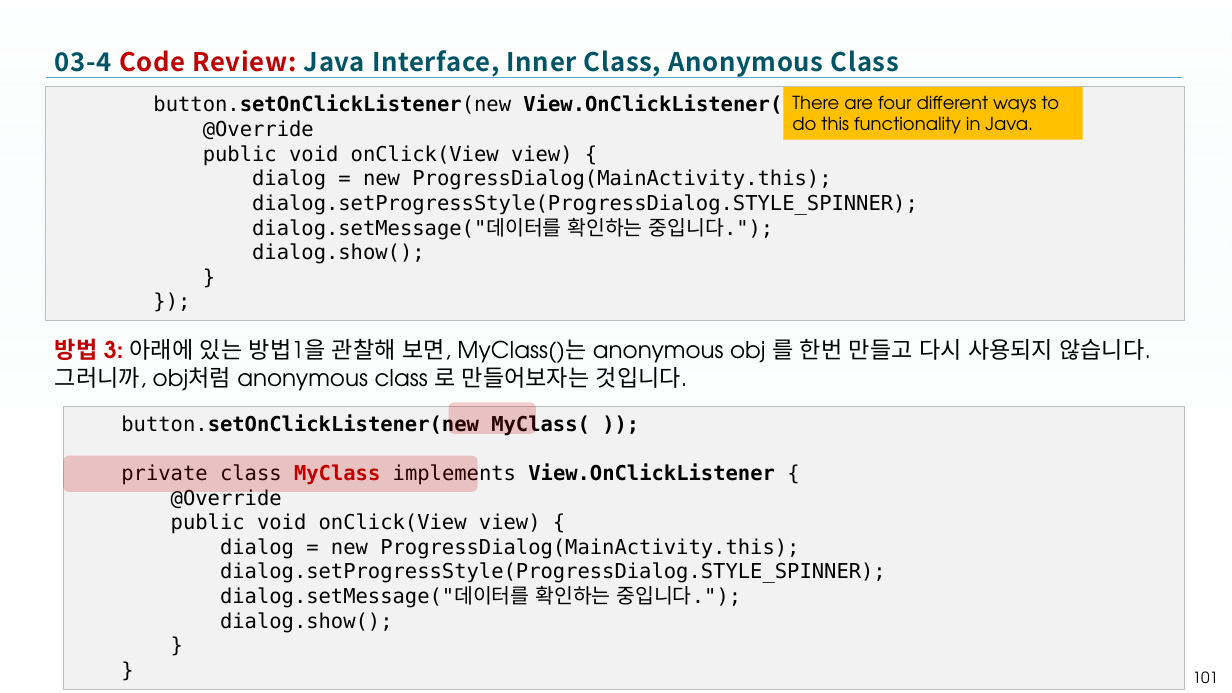
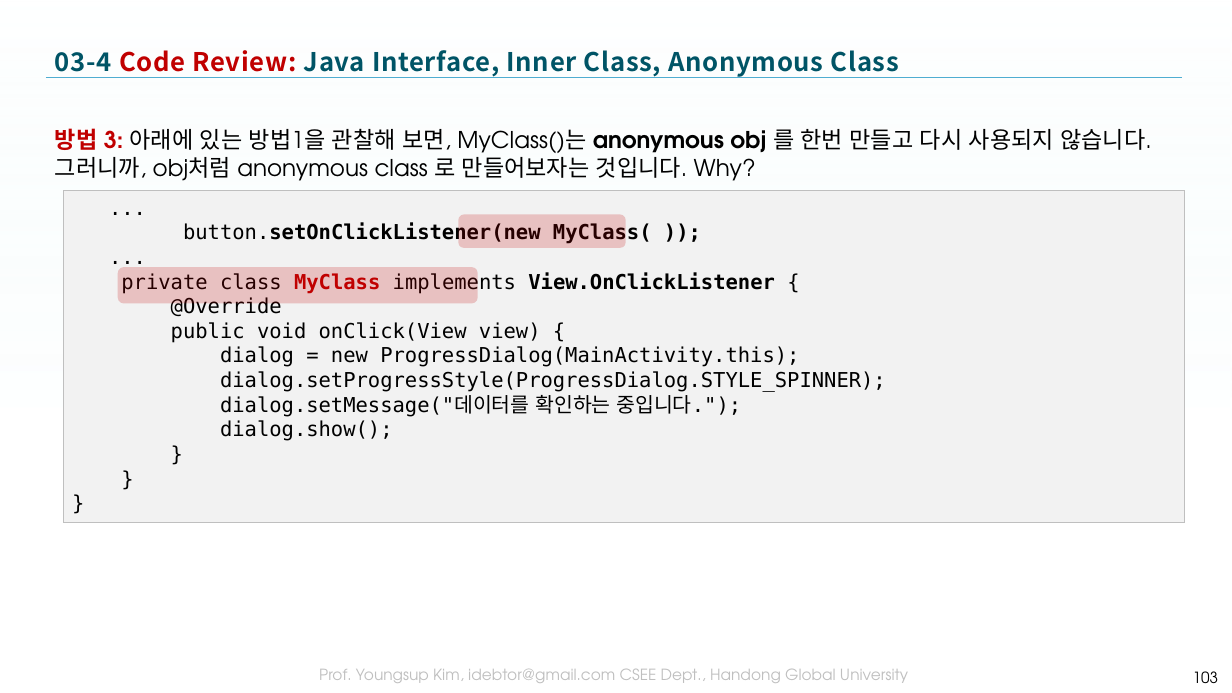
Before and after one commit to tae7841/HuStarAS, a slide deck: slide 103 of ppts/03Widget.pptx (slide 101 before the commit). Drawn at 1232x693 pixels with LibreOffice and Linux fonts; fonts in the diff are those of the drawing; background and template pictures are left out. Boxes give left, top, right and bottom in pixels: in the first picture for what was removed or moved away, otherwise in the second. Text is boxed around its words. In the diff, an @@ line names an element or a change of style, - is before the commit and + after.

```diff
--- a/ppts/03Widget.pptx
+++ b/ppts/03Widget.pptx
@@ rectangle removed at (46,87,1185,320) @@
-button.setOnClickListener(new View.OnClickListener() {
-@Override
-public void onClick(View view) {
-dialog = new ProgressDialog(MainActivity.this);
-dialog.setProgressStyle(ProgressDialog.STYLE_SPINNER);
-dialog.setMessage("데이터를 확인하는 중입니다.");
-dialog.show();
-}
-});
@@ rectangle removed at (784,87,1083,140) @@
-There are four different ways to do this functionality in Java.
@@ text at (55,128,1151,181): text changed @@
-방법 3: 아래에 있는 방법1을 관찰해 보면, MyClass()는 anonymous obj 를 한번 만들고 다시 사용되지 않습니다.
-그러니까, obj처럼 anonymous class 로 만들어보자는 것입니다.
+방법 3: 아래에 있는 방법1을 관찰해 보면, MyClass()는 anonymous obj 를 한번 만들고 다시 사용되지 않습니다.
+그러니까, obj처럼 anonymous class 로 만들어보자는 것입니다. Why?
@@ text in rectangle at (63,190,1185,523): paragraph added @@
+...
@@ text in rectangle at (63,190,1185,523): paragraph added @@
+...
@@ text in rectangle at (63,190,1185,523): paragraph added @@
+}
@@ rectangle "...": place and size @@
-rectangle "..." at (63,407,1185,689)
+rectangle "..." at (63,190,1185,523)
@@ rounded rectangle: place and size @@
-rounded rectangle at (449,403,536,434)
+rounded rectangle at (458,214,626,248)
@@ rounded rectangle: place and size @@
-rounded rectangle at (63,456,478,492)
+rounded rectangle at (117,267,478,303)
@@ page number at (1193,671,1219,683): text changed @@
-101
+103
```
Also in this commit, not shown: 3 other slides changed, 2 slides added.
